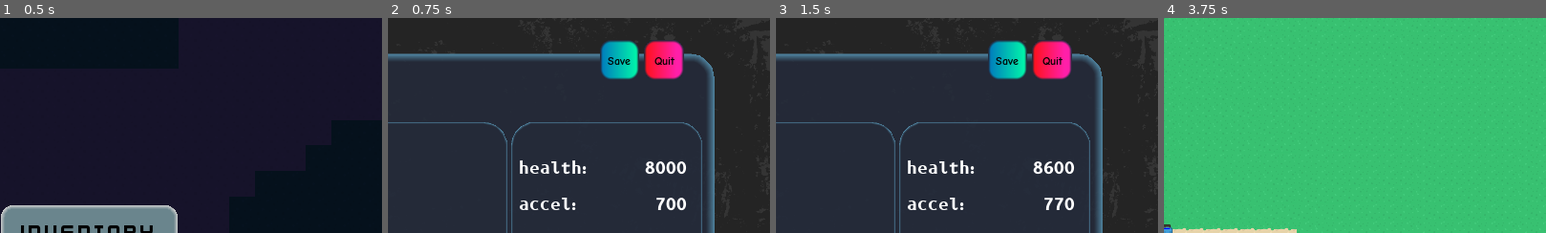
Above: before the commit, frames 1-4 (left to right).
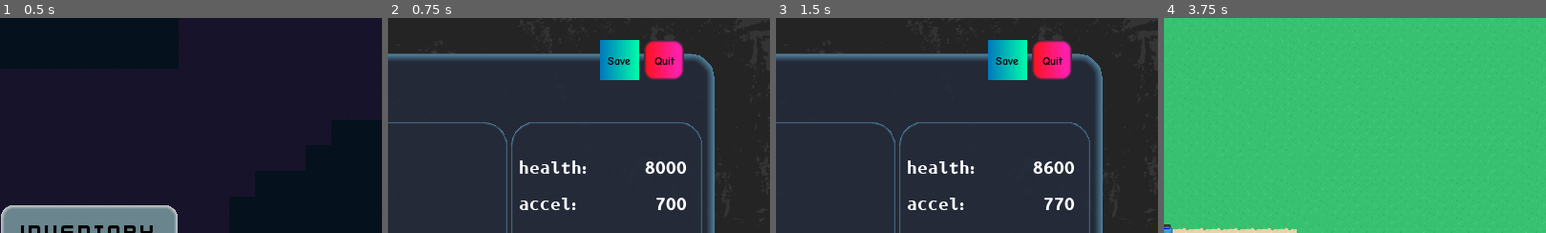
Above: after the commit, the same moments.

Repository: alirezah95/Tanks-Battle
Game: Godot game, scene res://Scenes/Home.tscn
The game is run twice, just before and just after one commit, with the same random seed, the same clock (stepped at 60 frames per second) and the same inputs. Sound files missing from this copy of the repository are replaced by a short silence.
Inputs (mouse positions are % of the whole screen's width and height, from its top left):
- Up to frame 1 (0.5 s): no input
- Up to frame 2 (0.75 s): click "INventory" at 0.5 s
- Up to frame 3 (1.5 s): click (61, 59) at 1.25 s
- Up to frame 4 (3.75 s): click (14, 59) at 2 s; click "Save" at 2.75 s; click "Play" at 3.5 s
The pictures show only the part of the screen within x 50-100%, y 0-50%; the shares and areas given below are measured in that part.

Frame 1 is identical in both runs. In frame 2, 0.7% of the frame differs, in the area x 55-78%, y 10-29%; in frame 3, 0.7%; in frame 4, nothing differs.

Commit message:
Inventory system first commit

Diff:
--- a/Assets/Tres/roundec_bordered_rect.tres
+++ b/Assets/Tres/roundec_bordered_rect.tres
@@ -37,8 +37,8 @@
 }"
 
 [resource]
-shader = SubResource( 3 )
+shader = SubResource( 1 )
 shader_param/texture_res = Vector2( 100, 100 )
-shader_param/boarder_color = Plane( 0.14, 0.16, 0.23, 1 )
-shader_param/corners_radius = 28.0
+shader_param/boarder_color = Plane( 0.23, 0.16, 0.23, 1 )
+shader_param/corners_radius = 26.0
 shader_param/borders_width = 8.0
--- a/Scenes/Inventory/InventorySystem.tscn
+++ b/Scenes/Inventory/InventorySystem.tscn
@@ -128,33 +128,33 @@
 corner_radius_bottom_left = 60
 expand_margin_top = 30.0
 
-[sub_resource type="DynamicFont" id=14]
+[sub_resource type="DynamicFont" id=12]
 size = 25
 use_filter = true
 font_data = ExtResource( 1 )
 
+[sub_resource type="StyleBoxEmpty" id=13]
+
+[sub_resource type="StyleBoxEmpty" id=14]
+
 [sub_resource type="StyleBoxEmpty" id=15]
 
 [sub_resource type="StyleBoxEmpty" id=16]
 
 [sub_resource type="StyleBoxEmpty" id=17]
 
-[sub_resource type="StyleBoxEmpty" id=18]
-
-[sub_resource type="StyleBoxEmpty" id=19]
-
-[sub_resource type="Theme" id=20]
+[sub_resource type="Theme" id=18]
 HScrollBar/icons/decrement = null
 HScrollBar/icons/decrement_highlight = null
 HScrollBar/icons/increment = null
 HScrollBar/icons/increment_highlight = null
-HScrollBar/styles/grabber = SubResource( 15 )
-HScrollBar/styles/grabber_highlight = SubResource( 16 )
-HScrollBar/styles/grabber_pressed = SubResource( 17 )
-HScrollBar/styles/scroll = SubResource( 18 )
-HScrollBar/styles/scroll_focus = SubResource( 19 )
-
-[sub_resource type="StyleBoxFlat" id=21]
+HScrollBar/styles/grabber = SubResource( 13 )
+HScrollBar/styles/grabber_highlight = SubResource( 14 )
+HScrollBar/styles/grabber_pressed = SubResource( 15 )
+HScrollBar/styles/scroll = SubResource( 16 )
+HScrollBar/styles/scroll_focus = SubResource( 17 )
+
+[sub_resource type="StyleBoxFlat" id=19]
 content_margin_left = 20.0
 content_margin_right = 20.0
 content_margin_top = 90.0
@@ -222,13 +222,12 @@
 custom_constants/margin_right = 860
 
 [node name="SaveBttn" type="TextureButton" parent="InventoryVBox/LabelHBox"]
-material = ExtResource( 11 )
 margin_left = 1343.0
 margin_right = 1443.0
 margin_bottom = 100.0
 rect_min_size = Vector2( 100, 100 )
 rect_pivot_offset = Vector2( 52, 52 )
-texture_normal = SubResource( 6 )
+texture_normal = SubResource( 4 )
 expand = true
 
 [node name="ButtonLbl" type="Label" parent="InventoryVBox/LabelHBox/SaveBttn"]
--- /dev/null
+++ b/default_bus_layout.tres
@@ -0,0 +1,3 @@
+[gd_resource type="AudioBusLayout" format=2]
+
+[resource]
Not shown: 1 places in Assets/Tres/roundec_bordered_rect.tres that only renumber resources
Not shown: 6 places in Scenes/Home.tscn that only renumber resources
Not shown: 12 places in Scenes/Inventory/InventorySystem.tscn that only renumber resources
